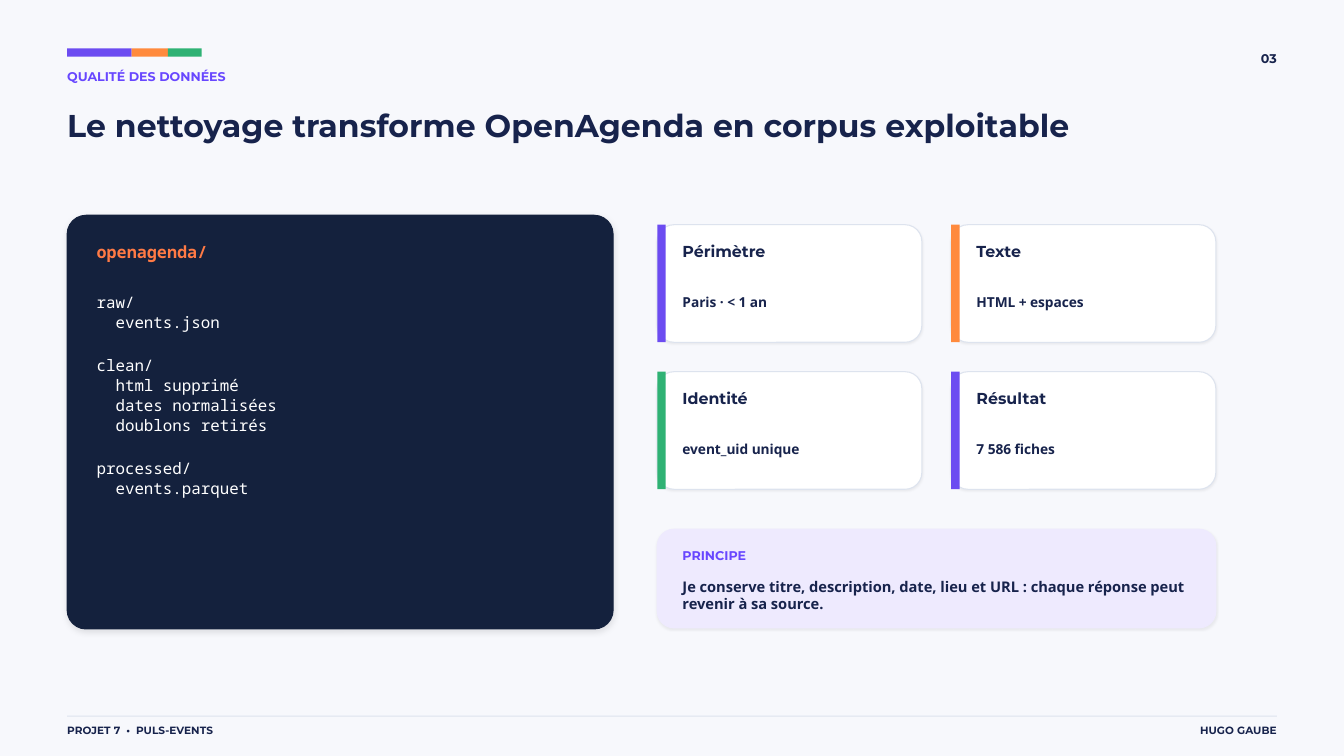
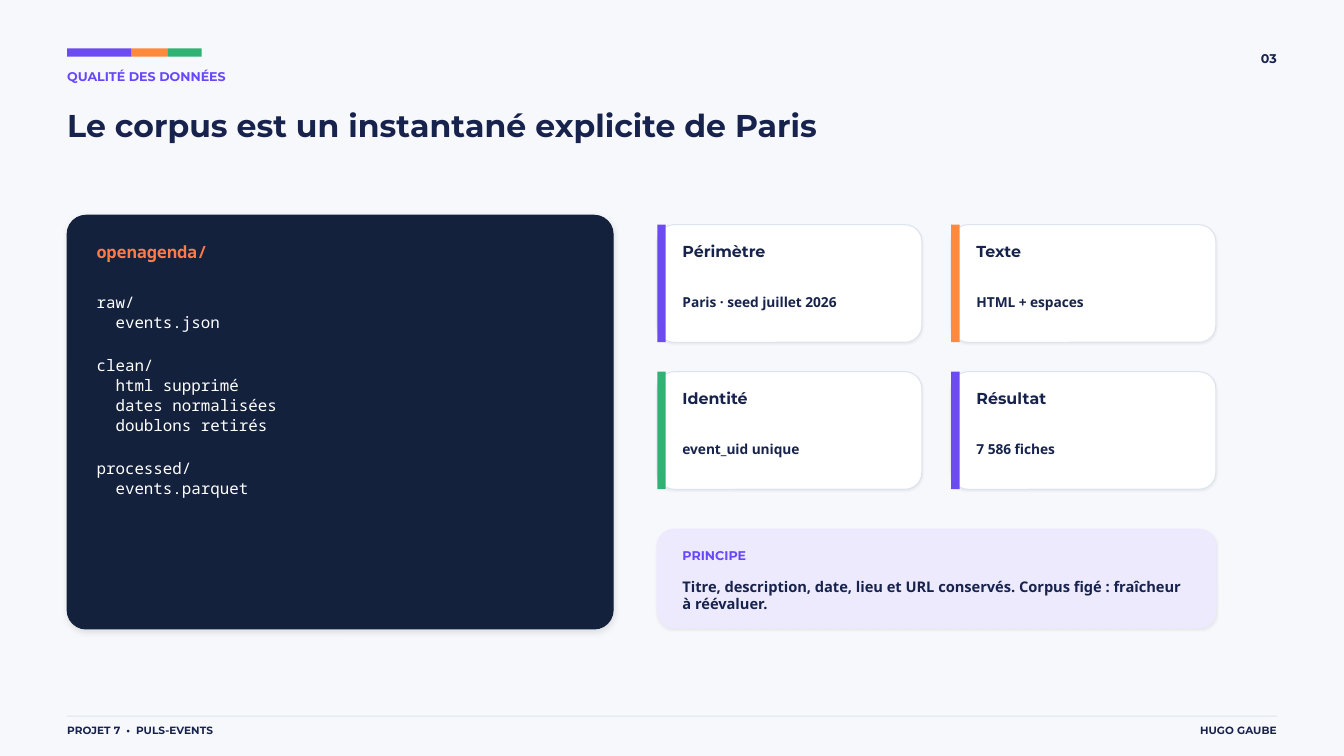
Before and after one commit to hgbe-GH/Projet7, a slide deck: slide 3 of outputs/openagenda-rag-soutenance.pptx. Drawn at 1344x756 pixels with LibreOffice and Linux fonts; fonts in the diff are those of the drawing. Boxes give left, top, right and bottom in pixels: in the first picture for what was removed or moved away, otherwise in the second. Text is boxed around its words. In the diff, an @@ line names an element or a change of style, - is before the commit and + after.

```diff
--- a/outputs/openagenda-rag-soutenance.pptx
+++ b/outputs/openagenda-rag-soutenance.pptx
@@ text at (x1=67, y1=112, x2=817, y2=143): text changed @@
-Le nettoyage transforme OpenAgenda en corpus exploitable
+Le corpus est un instantané explicite de Paris
@@ text at (x1=682, y1=296, x2=836, y2=311): text changed @@
-Paris · < 1 an
+Paris · seed juillet 2026
@@ text at (x1=682, y1=580, x2=1181, y2=609): text changed @@
-Je conserve titre, description, date, lieu et URL : chaque réponse peut revenir à sa source.
+Titre, description, date, lieu et URL conservés. Corpus figé : fraîcheur à réévaluer.
```
Also in this commit, not shown: 11 other slides changed, 53 other files.
